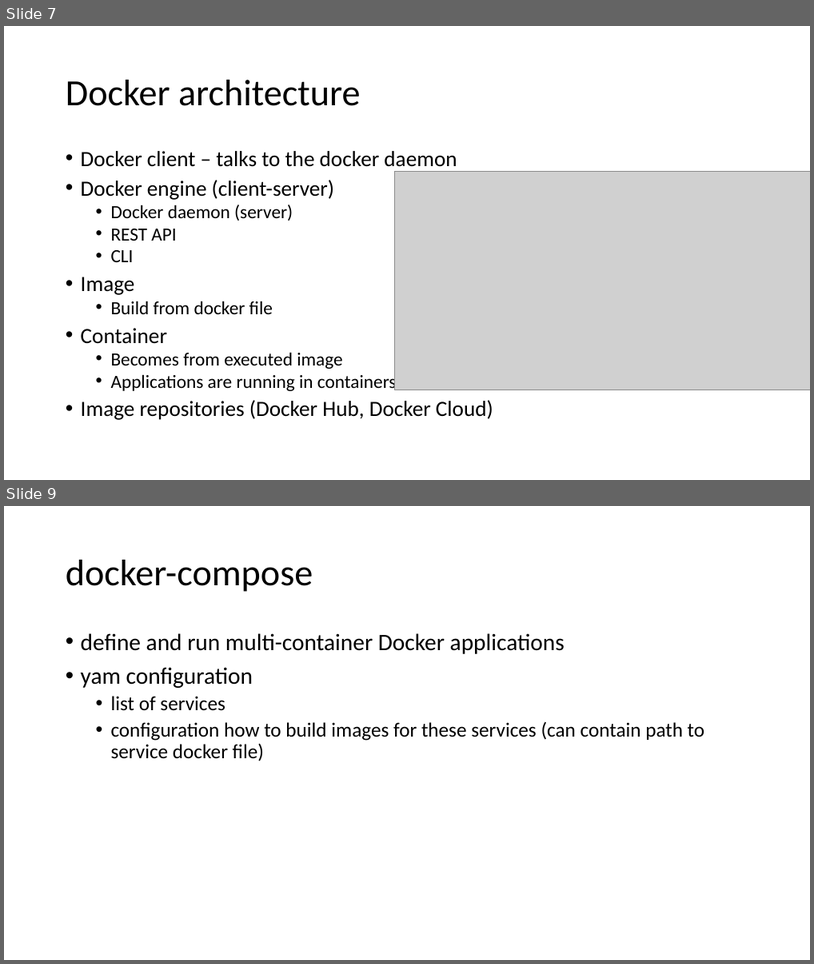
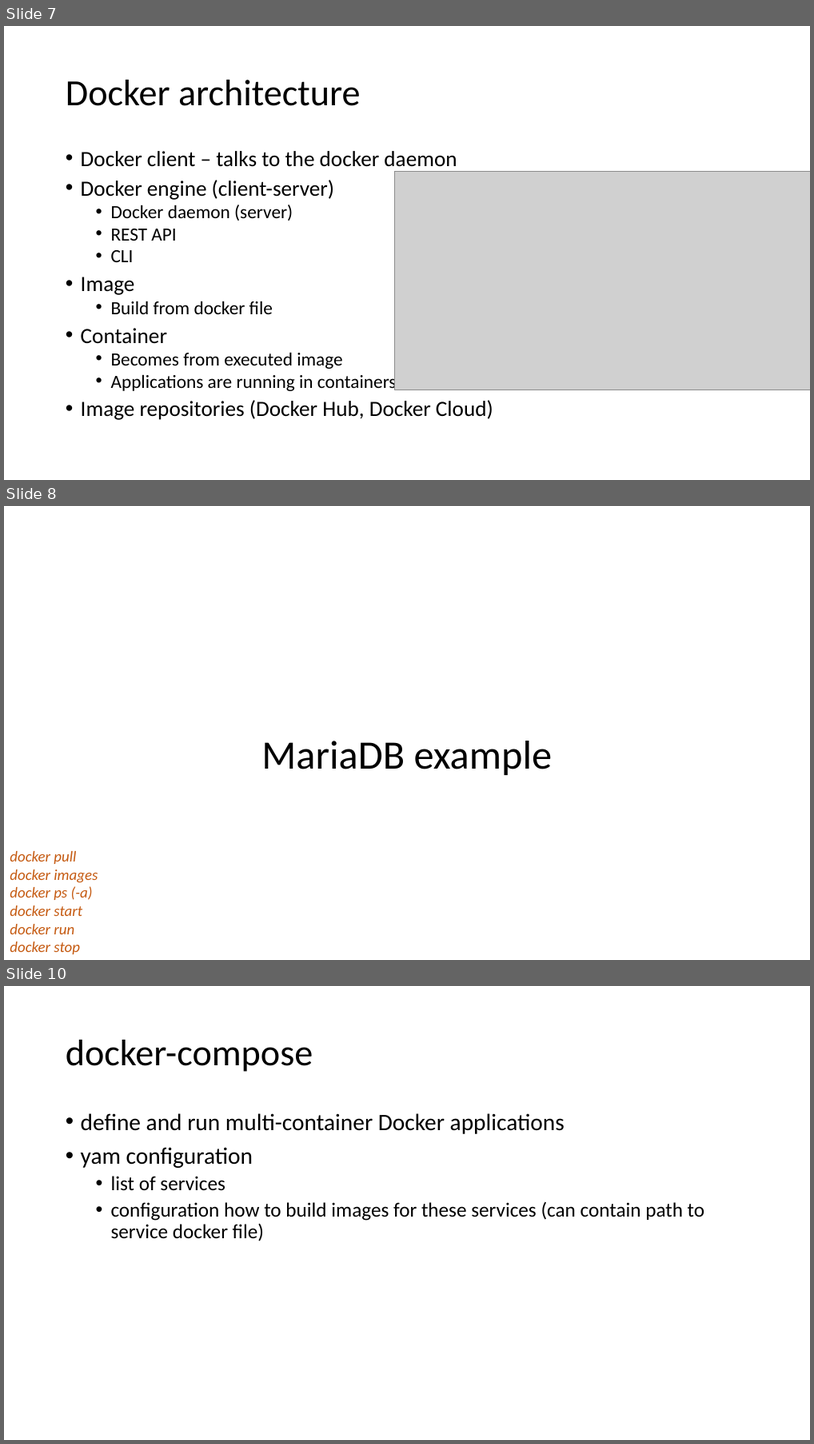
Before and after one commit to ERNICommunity/ESK-EPD-2018-Docker, a slide deck: src/_data/docker.pptx. Shown one above the other, each under a label of ours: slides 7 and 9 before the commit, slides 7, 8 and 10 after it; the slides between them are not shown. The pictures are 814x964 and 814x1444 pixels, drawn with LibreOffice and Linux fonts; fonts in the diff are those of the drawing; grey boxes stand for pictures. Boxes give left, top, right and bottom in pixels: in the first picture for what was removed or moved away, otherwise in the second. Text is boxed around its words. In the diff, an @@ line names an element or a change of style, - is before the commit and + after.

Commit message:
update docker intro presentation + excluded _data folder form docker build context

```diff
--- a/src/_data/docker.pptx
+++ b/src/_data/docker.pptx
@@ slide 8 added at [4, 506, 810, 960], background #FFFFFF @@
@@ text added at [262, 740, 553, 775], 48 pt, text #000000 @@
+MariaDB example
@@ text added at [10, 851, 98, 954], 18 pt, text #C55A11, italic @@
+docker pull
+docker images
+docker ps (-a)
+docker start
+docker run
+docker stop
@@ what was slide 9 is now slide 10 @@
```
Also in this commit, not shown: 4 slides changed, 3 other slides added, 1 other file.
